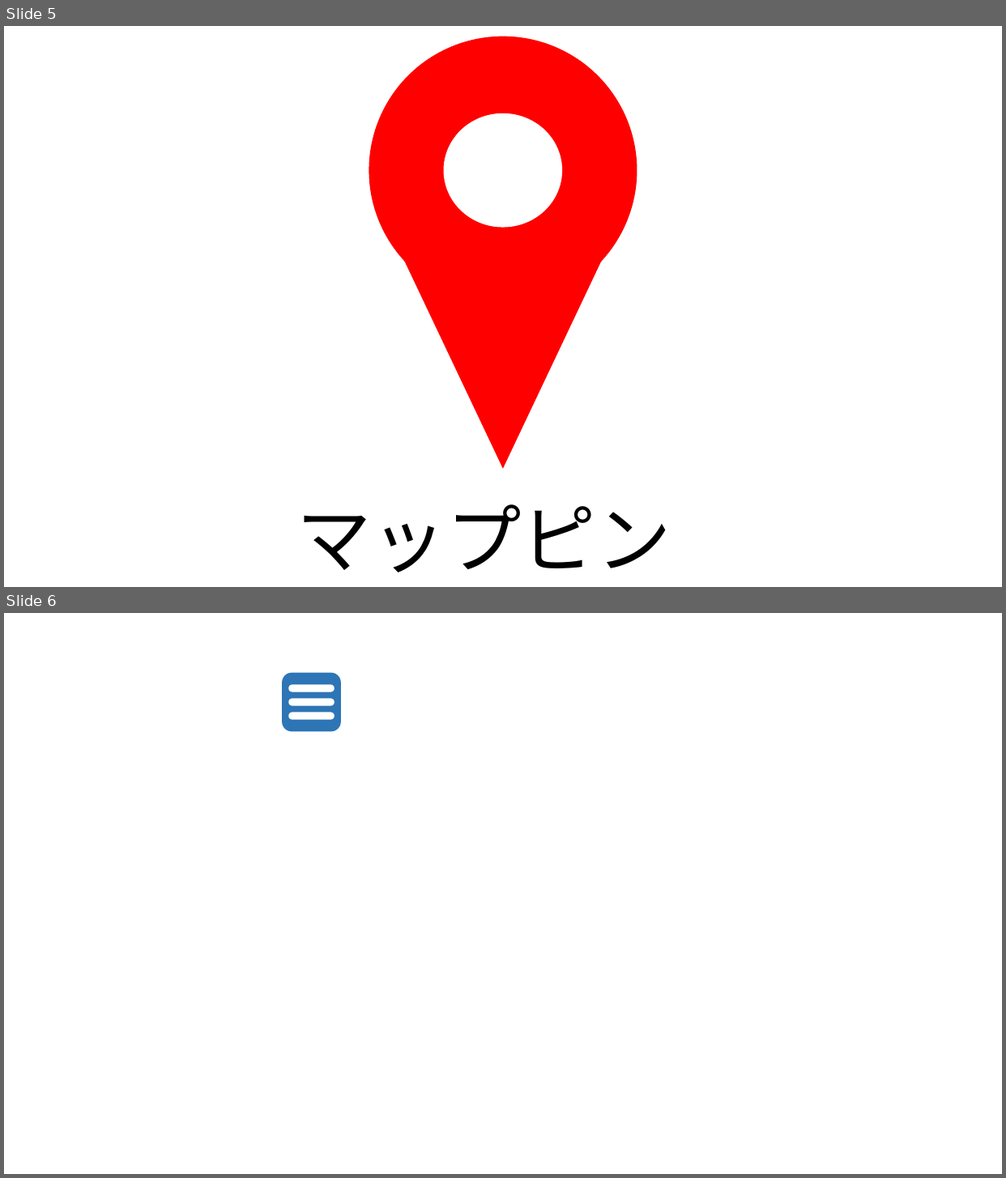
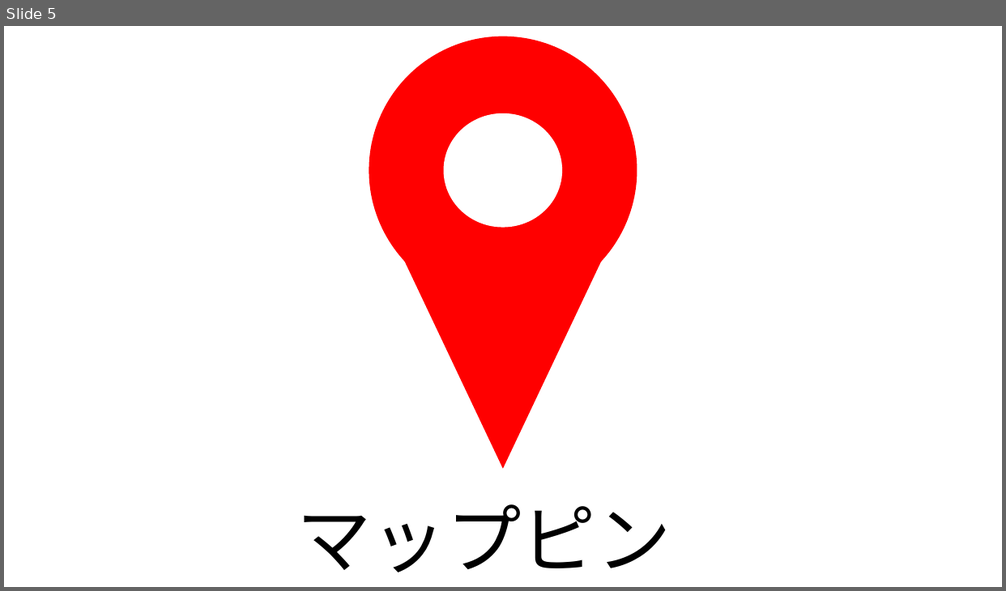
Before and after one commit to yuki-kimoto/kimoto-system, a slide deck: kimoto_system_icon.pptx. Shown one above the other, each under a label of ours: slides 5 and 6 before the commit, slide 5 after it. The pictures are 1006x1178 and 1006x591 pixels, drawn with LibreOffice and Linux fonts; fonts in the diff are those of the drawing. Boxes give left, top, right and bottom in pixels: in the first picture for what was removed or moved away, otherwise in the second. Text is boxed around its words. In the diff, an @@ line names an element or a change of style, - is before the commit and + after.

```diff
--- a/kimoto_system_icon.pptx
+++ b/kimoto_system_icon.pptx
@@ slide 6 removed at bbox=[4, 613, 1002, 1174], background #FFFFFF @@
@@ rounded rectangle removed at bbox=[282, 673, 341, 732] @@
@@ rounded rectangle removed at bbox=[288, 685, 334, 692] @@
@@ rounded rectangle removed at bbox=[288, 698, 334, 706] @@
@@ rounded rectangle removed at bbox=[288, 713, 334, 720] @@
```
Also in this commit, not shown: 1 slide added, 2 other files.
